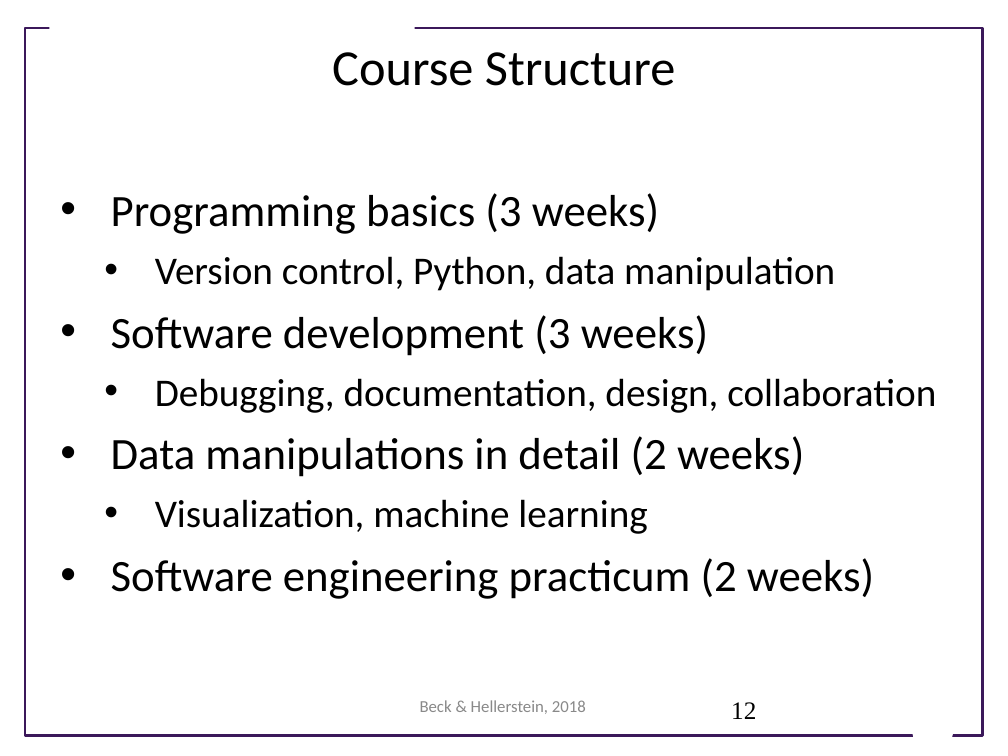
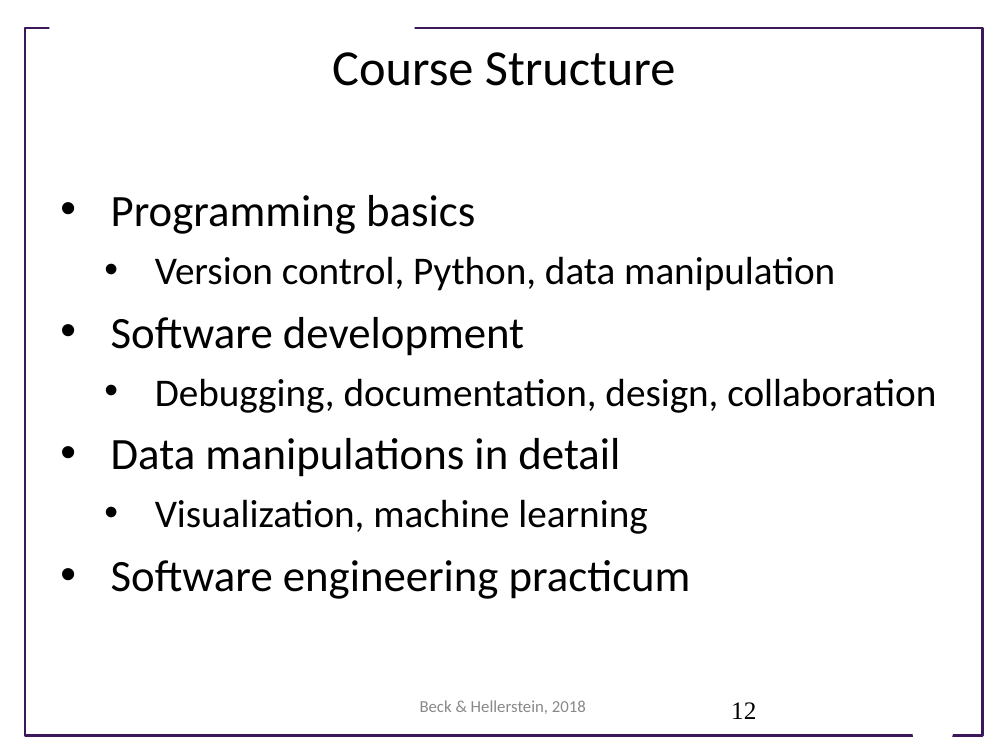
Before and after one commit to UWSEDS/LectureNotes-Spring2018, a slide deck: slide 12 of 01-Course-Introduction-And-Data-Essentials.ppt. Drawn at 1008x756 pixels with LibreOffice and Linux fonts; fonts in the diff are those of the drawing; background and template pictures are left out. Boxes give left, top, right and bottom in pixels: in the first picture for what was removed or moved away, otherwise in the second. Text is boxed around its words. In the diff, an @@ line names an element or a change of style, - is before the commit and + after.

```diff
--- a/01-Course-Introduction-And-Data-Essentials.ppt
+++ b/01-Course-Introduction-And-Data-Essentials.ppt
@@ text at (x1=111, y1=195, x2=475, y2=234): text changed @@
-• Programming basics (3 weeks)
+• Programming basics
@@ text at (x1=111, y1=317, x2=524, y2=356): text changed @@
-• Software development (3 weeks)
+• Software development
@@ text at (x1=111, y1=438, x2=620, y2=477): text changed @@
-• Data manipulations in detail (2 weeks)
+• Data manipulations in detail
@@ text at (x1=111, y1=560, x2=691, y2=599): text changed @@
-• Software engineering practicum (2 weeks)
+• Software engineering practicum
```
Also in this commit, not shown: 1 other slide changed.
